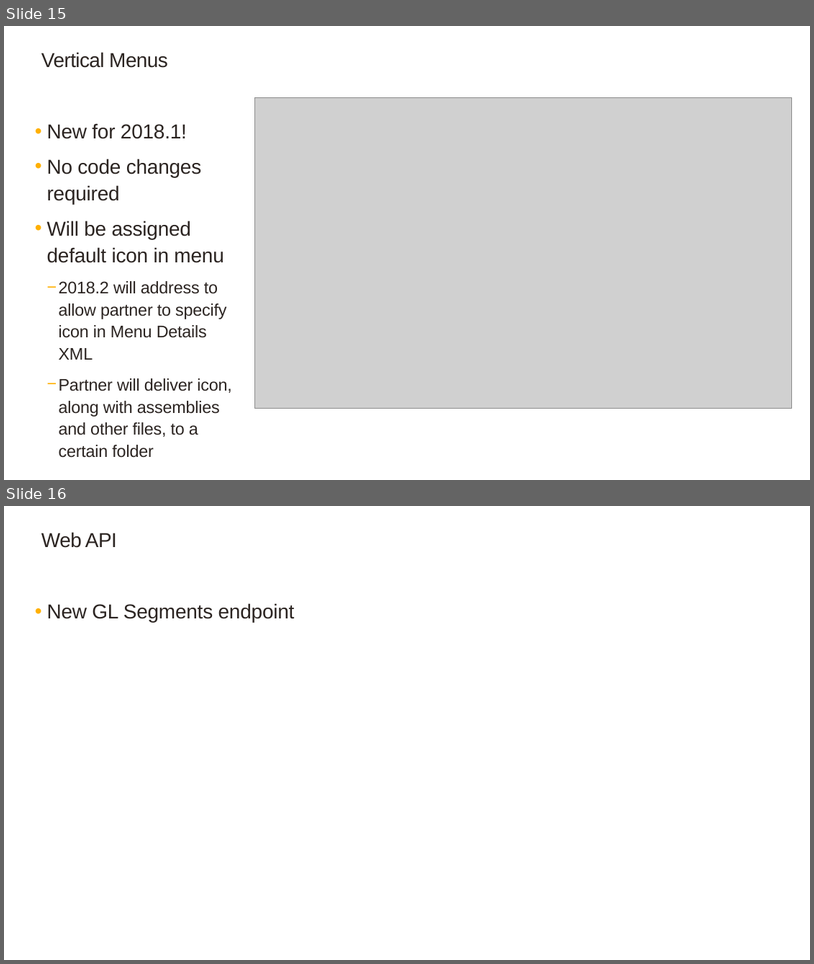
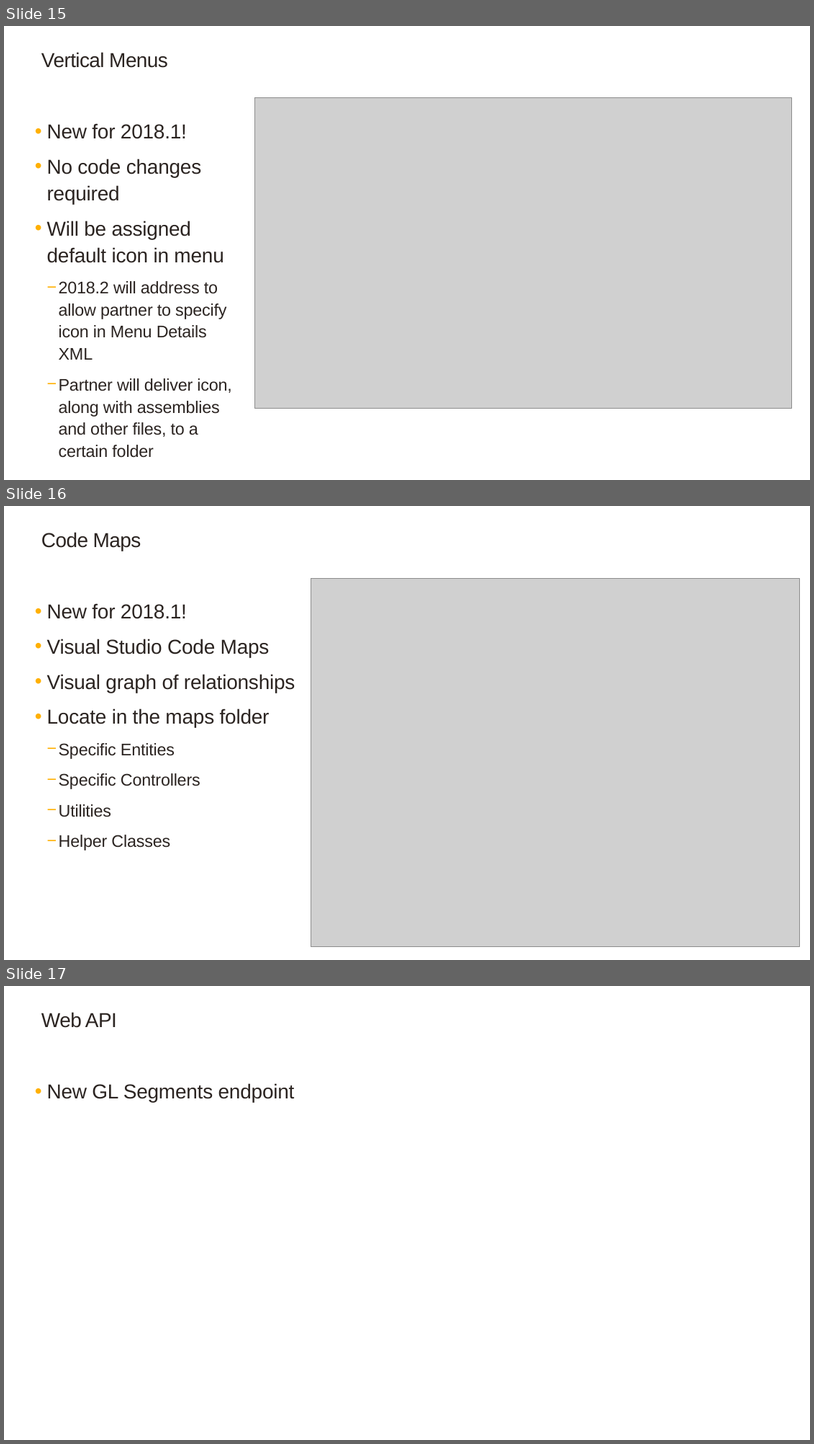
Before and after one commit to SageNADev/Sage300-SDK, a slide deck: docs/presentations/Sage300SDK_2018.1WebSDKOverview.pptx. Shown one above the other, each under a label of ours: slides 15 and 16 before the commit, slides 15, 16 and 17 after it. The pictures are 814x964 and 814x1444 pixels, drawn with LibreOffice and Linux fonts; fonts in the diff are those of the drawing; grey boxes stand for pictures; background and template pictures are left out. Boxes give left, top, right and bottom in pixels: in the first picture for what was removed or moved away, otherwise in the second. Text is boxed around its words. In the diff, an @@ line names an element or a change of style, - is before the commit and + after.

Commit message:
2018.1 Added soe code maps

```diff
--- a/docs/presentations/Sage300SDK_2018.1WebSDKOverview.pptx
+++ b/docs/presentations/Sage300SDK_2018.1WebSDKOverview.pptx
@@ slide 16 added at (4,506,810,960), background #FFFFFF @@
@@ title added at (41,532,142,551), 24 pt, text #2B2421 @@
+Code Maps
@@ picture added at (311,578,800,946) @@
@@ text added at (47,603,296,850), 24 pt, text #2B2421 @@
+  • New for 2018.1!
+  • Visual Studio Code Maps
+  • Visual graph of relationships
+  • Locate in the maps folder
+    − Specific Entities
+    − Specific Controllers
+    − Utilities
+    − Helper Classes
@@ what was slide 16 is now slide 17 @@
```
Also in this commit, not shown: 41 other files.
